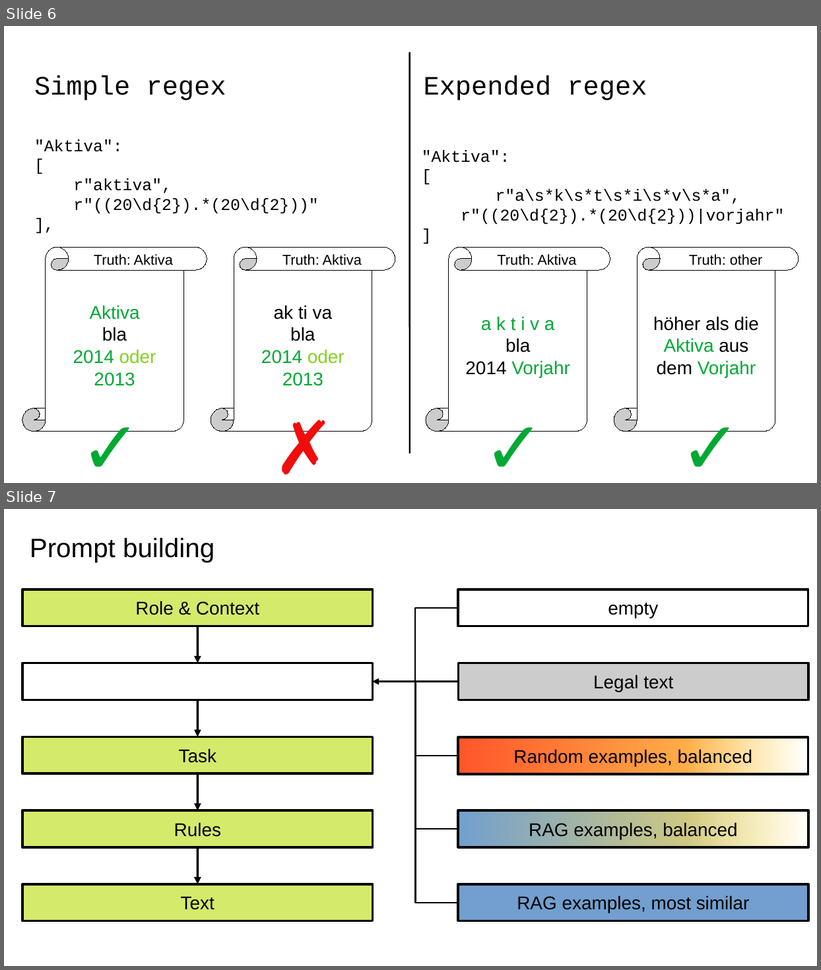
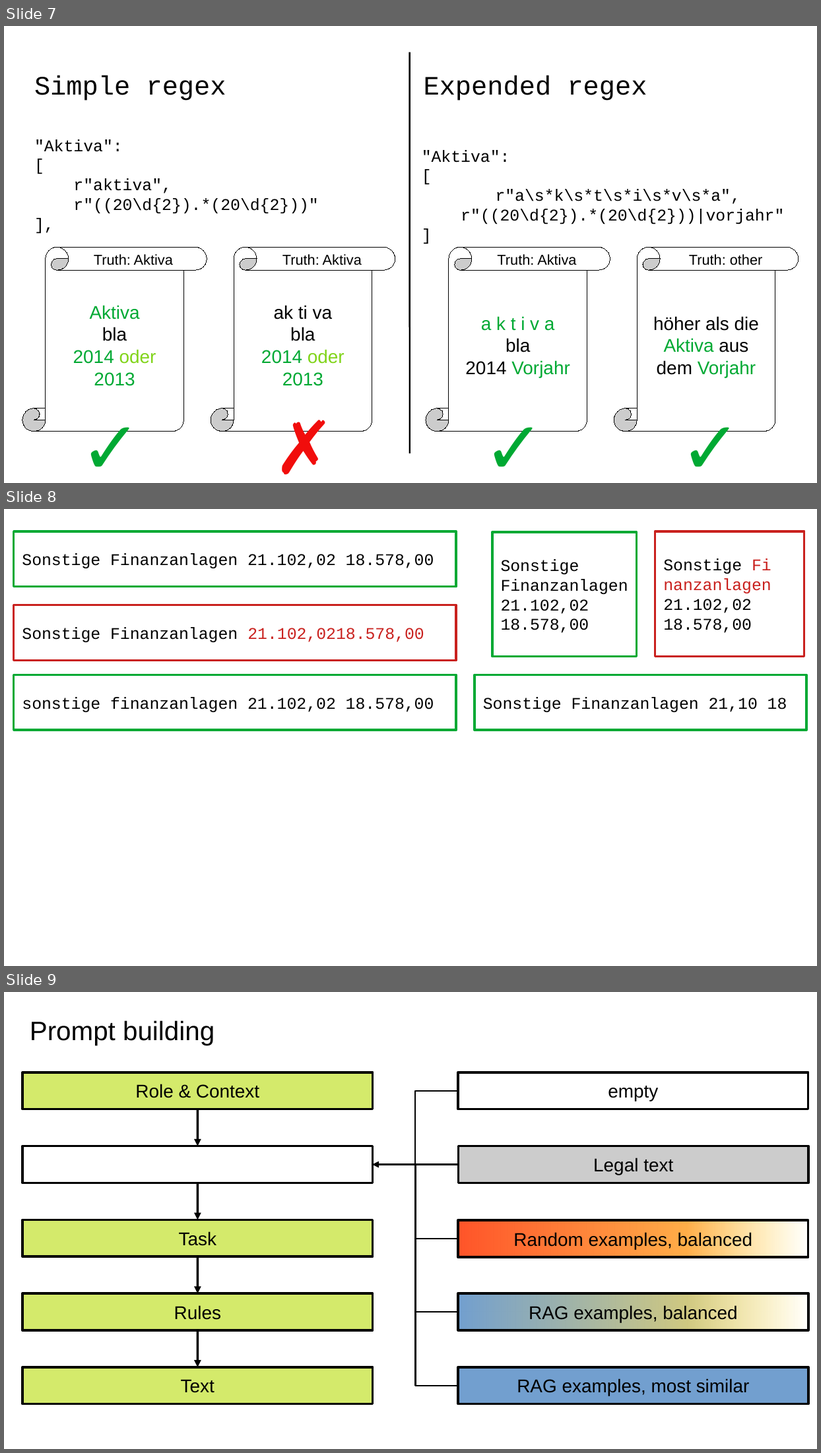
Before and after one commit to Famondir/Thesis, a slide deck: flowcharts.odp. Shown one above the other, each under a label of ours: slides 6 and 7 before the commit, slides 7, 8 and 9 after it. The pictures are 821x970 and 821x1453 pixels, drawn with LibreOffice and Linux fonts; fonts in the diff are those of the drawing. Boxes give left, top, right and bottom in pixels: in the first picture for what was removed or moved away, otherwise in the second. Text is boxed around its words. In the diff, an @@ line names an element or a change of style, - is before the commit and + after.

```diff
--- a/flowcharts.odp
+++ b/flowcharts.odp
@@ slide 8 added at (4, 509, 817, 966), background #FFFFFF @@
@@ rectangle added at (14, 531, 456, 586), fill #FFFFFF, outline #00A933 2.3 pt, 16 pt, text #000000 @@
+Sonstige Finanzanlagen 21.102,02 18.578,00
@@ rectangle added at (492, 532, 637, 657), fill #FFFFFF, outline #00A933 2.3 pt, 16 pt, text #000000 @@
+Sonstige
+Finanzanlagen
+21.102,02
+18.578,00
@@ rectangle added at (655, 531, 805, 657), fill #FFFFFF, outline #C9211E 2.3 pt, 16 pt, text #000000 @@
+Sonstige Fi
+nanzanlagen
+21.102,02
+18.578,00
@@ rectangle added at (14, 605, 456, 660), fill #FFFFFF, outline #C9211E 2.3 pt, 16 pt, text #000000 @@
+Sonstige Finanzanlagen 21.102,0218.578,00
@@ rectangle added at (14, 675, 456, 730), fill #FFFFFF, outline #00A933 2.3 pt, 16 pt, text #000000 @@
+sonstige finanzanlagen 21.102,02 18.578,00
@@ rectangle added at (475, 675, 807, 730), fill #FFFFFF, outline #00A933 2.3 pt, 16 pt, text #000000 @@
+Sonstige Finanzanlagen 21,10 18
@@ what was slide 6 is now slide 7 @@
@@ what was slide 7 is now slide 9 @@
```
Also in this commit, not shown: 1 other slide added, 59 other files.
